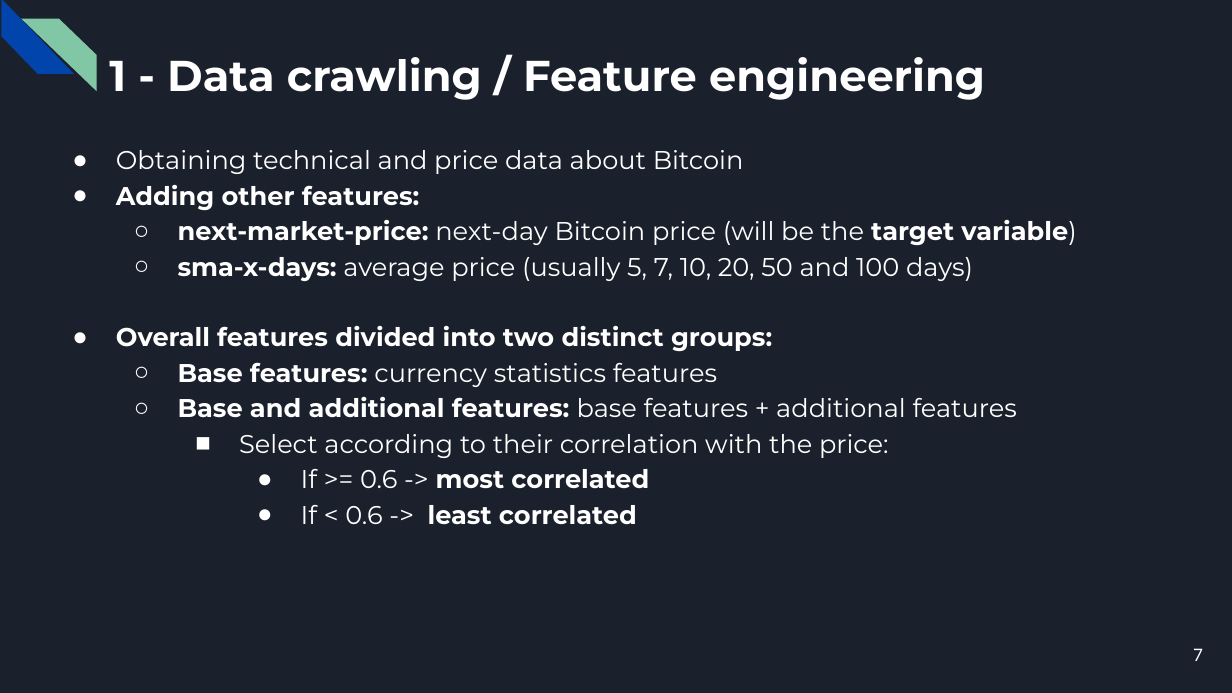
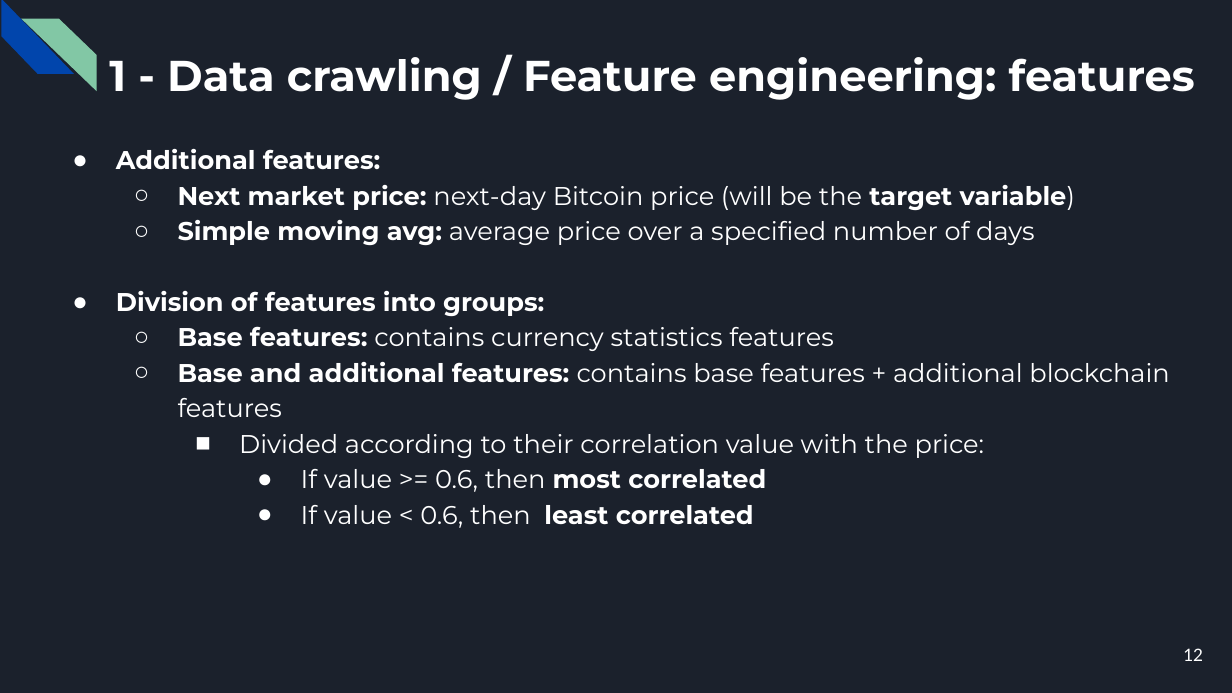
Before and after one commit to CorsiDanilo/bitcoin-price-prediction-with-pyspark, a slide deck: slide 12 of presentation/presentation.pptx (slide 7 before the commit). Drawn at 1232x693 pixels with LibreOffice and Linux fonts; fonts in the diff are those of the drawing. Boxes give left, top, right and bottom in pixels: in the first picture for what was removed or moved away, otherwise in the second. Text is boxed around its words. In the diff, an @@ line names an element or a change of style, - is before the commit and + after.

```diff
--- a/presentation/presentation.pptx
+++ b/presentation/presentation.pptx
@@ title at bbox=[109, 57, 1195, 100]: text changed @@
-1 - Data crawling / Feature engineering
+1 - Data crawling / Feature engineering: features
@@ text at bbox=[116, 149, 1169, 528]: text changed @@
-● Obtaining technical and price data about Bitcoin
-● Adding other features:
-  ○ next-market-price: next-day Bitcoin price (will be the target variable)
-  ○ sma-x-days: average price (usually 5, 7, 10, 20, 50 and 100 days)
-● Overall features divided into two distinct groups:
-  ○ Base features: currency statistics features
-  ○ Base and additional features: base features + additional features
-    ■ Select according to their correlation with the price:
-      ● If >= 0.6 -> most correlated
-      ● If < 0.6 -> least correlated
+● Additional features:
+  ○ Next market price: next-day Bitcoin price (will be the target variable)
+  ○ Simple moving avg: average price over a specified number of days
+● Division of features into groups:
+  ○ Base features: contains currency statistics features
+  ○ Base and additional features: contains base features + additional blockchain features
+    ■ Divided according to their correlation value with the price:
+      ● If value >= 0.6, then most correlated
+      ● If value < 0.6, then least correlated
@@ page number at bbox=[1183, 648, 1203, 661]: text changed @@
-7
+12
```
Also in this commit, not shown: 13 other slides changed, 5 slides added.
